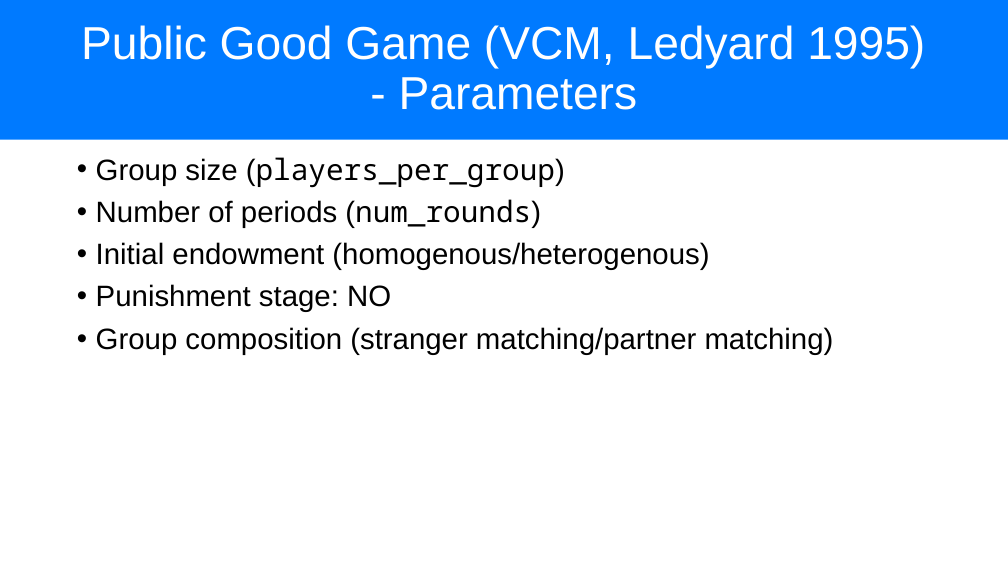
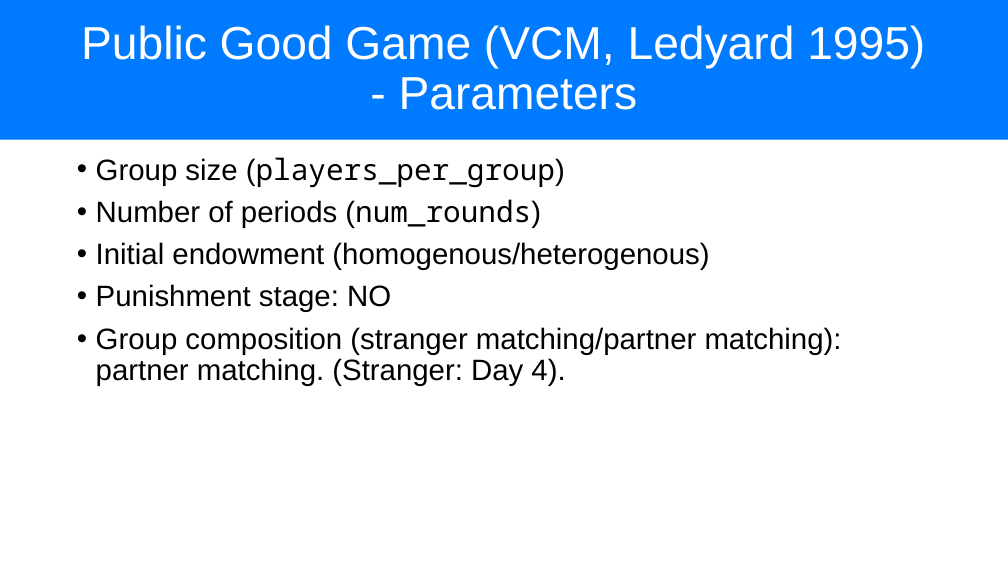
Before and after one commit to chapkovski/uncertainty-summer-school, a slide deck: slide 2 of presentations/frankfurt_july_2019 day3.pptx. Drawn at 1008x567 pixels with LibreOffice and Linux fonts; fonts in the diff are those of the drawing. Boxes give left, top, right and bottom in pixels: in the first picture for what was removed or moved away, otherwise in the second. Text is boxed around its words. In the diff, an @@ line names an element or a change of style, - is before the commit and + after.

```diff
--- a/presentations/frankfurt_july_2019 day3.pptx
+++ b/presentations/frankfurt_july_2019 day3.pptx
@@ text at bbox=[96, 327, 842, 386]: text changed @@
-• Group composition (stranger matching/partner matching)
+• Group composition (stranger matching/partner matching): partner matching. (Stranger: Day 4).
```
Also in this commit, not shown: 3 slides added, 21 other files.
